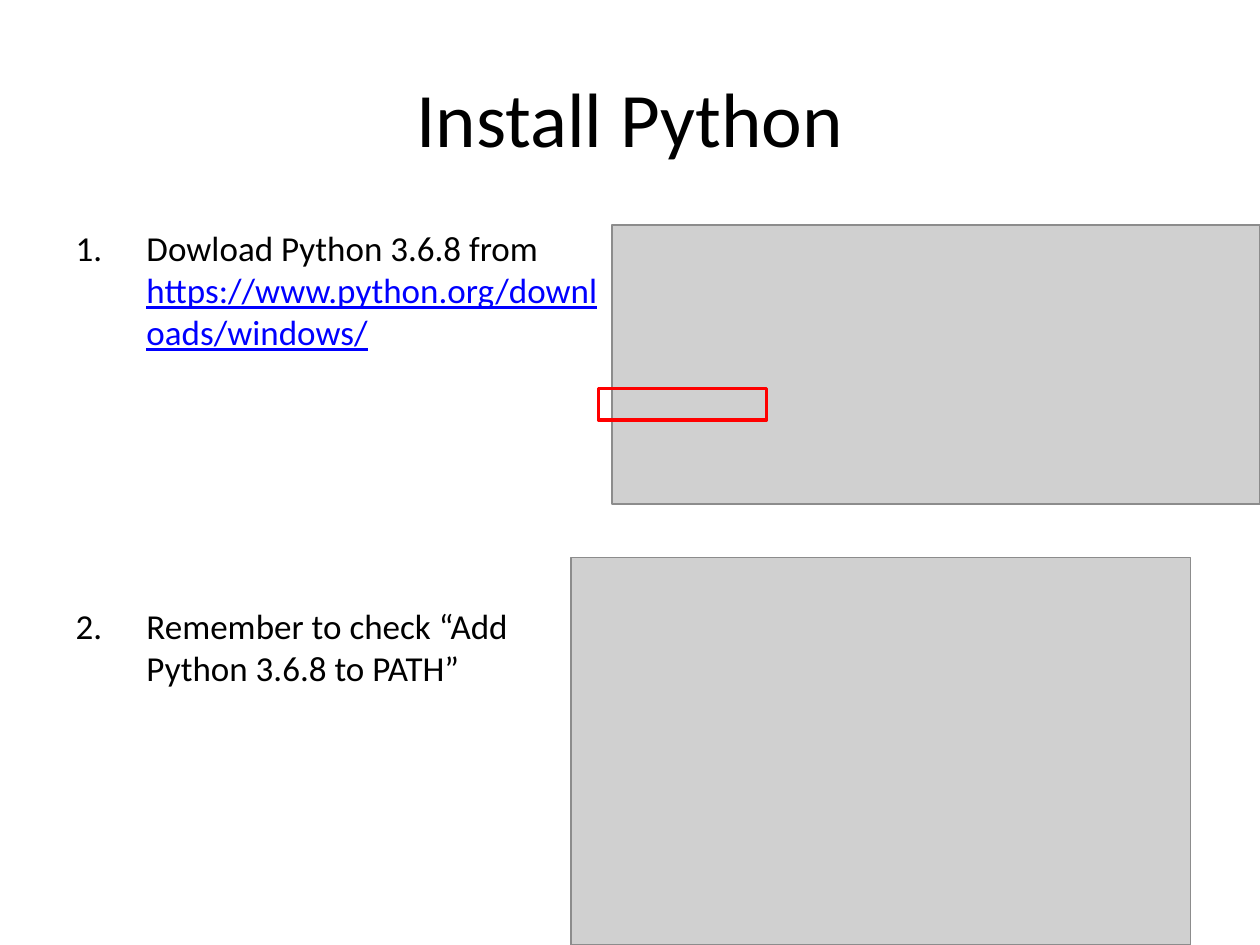
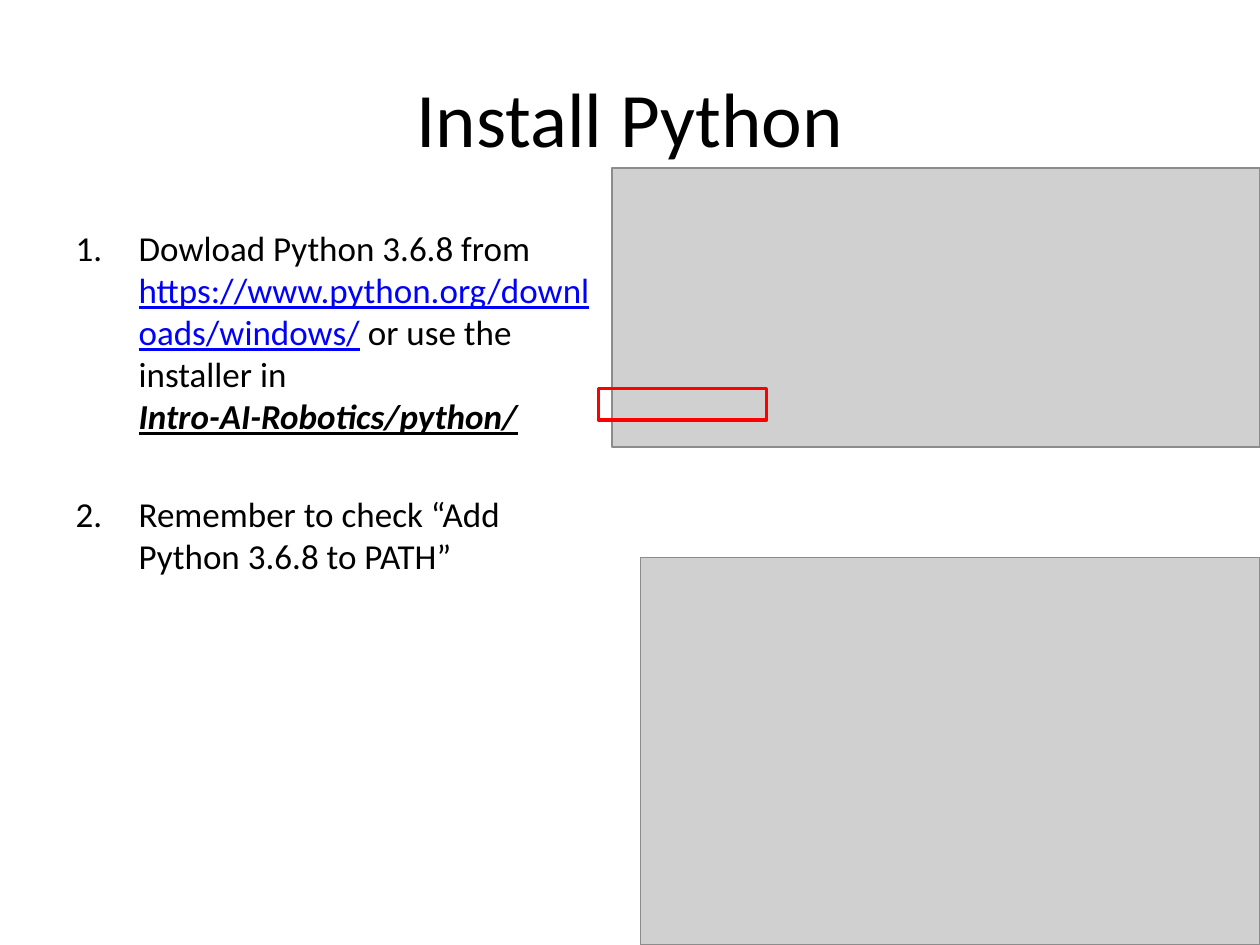
Before and after one commit to skyap/Intro-AI-Robotics, a slide deck: slide 4 of slides/01.Logistics.pptx (slide 2 before the commit). Drawn at 1260x945 pixels with LibreOffice and Linux fonts; fonts in the diff are those of the drawing; grey boxes stand for pictures. Boxes give left, top, right and bottom in pixels: in the first picture for what was removed or moved away, otherwise in the second. Text is boxed around its words. In the diff, an @@ line names an element or a change of style, - is before the commit and + after.

```diff
--- a/slides/01.Logistics.pptx
+++ b/slides/01.Logistics.pptx
@@ picture: place and size @@
-picture at <box>612,226,1260,504</box>
+picture at <box>612,168,1260,446</box>
@@ text at <box>139,236,590,435</box>: text changed; text colour #0000FF to #000000 @@
-1. Dowload Python 3.6.8 from https://www.python.org/downloads/windows/
+1. Dowload Python 3.6.8 from https://www.python.org/downloads/windows/ or use the installer in Intro-AI-Robotics/python/
@@ text at <box>139,502,500,575</box>: indent changed @@
@@ picture: place and size @@
-picture at <box>571,557,1191,945</box>
+picture at <box>640,557,1260,945</box>
```
Also in this commit, not shown: 4 other slides changed, 2 slides added, 16 other files.
